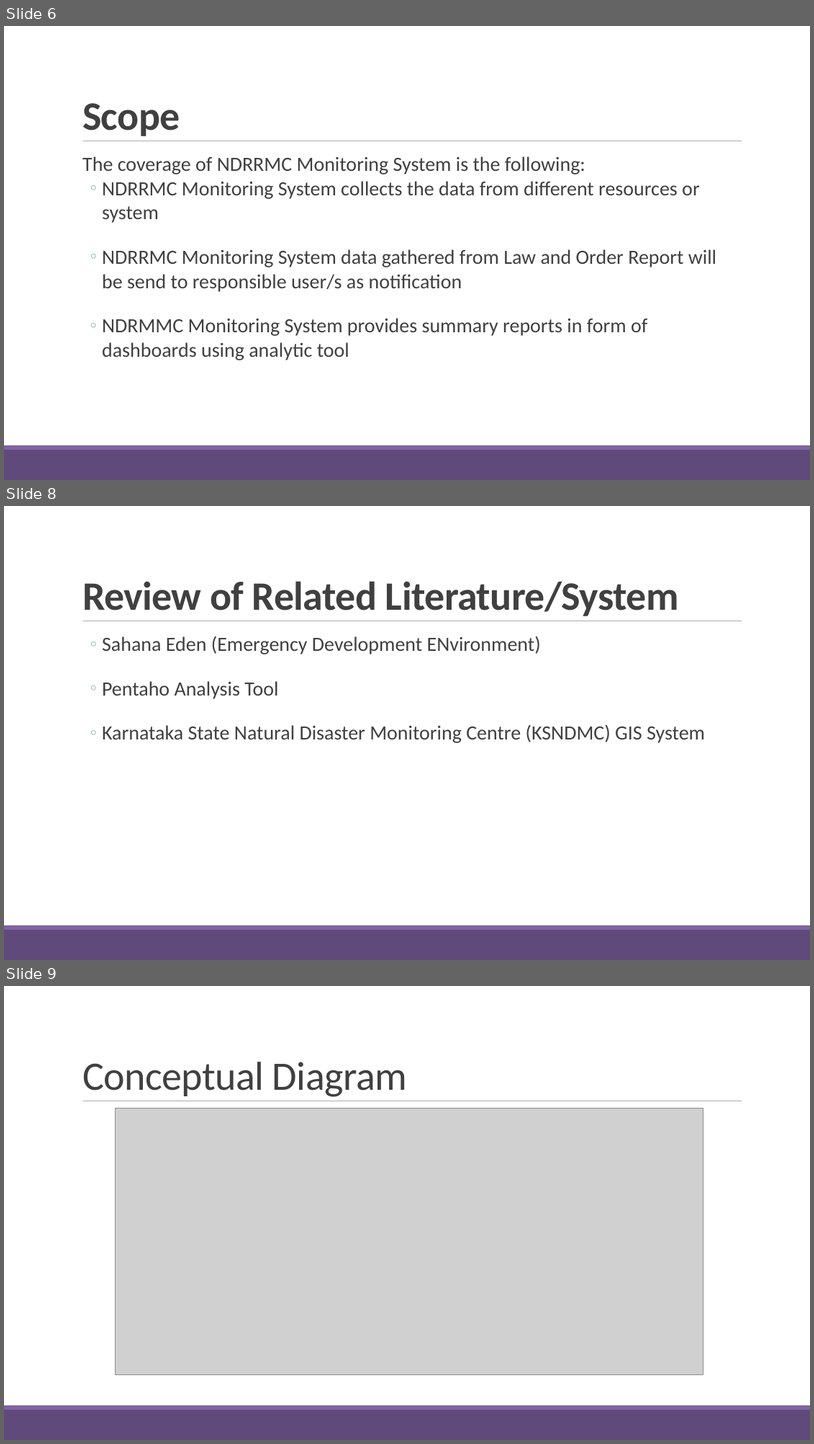
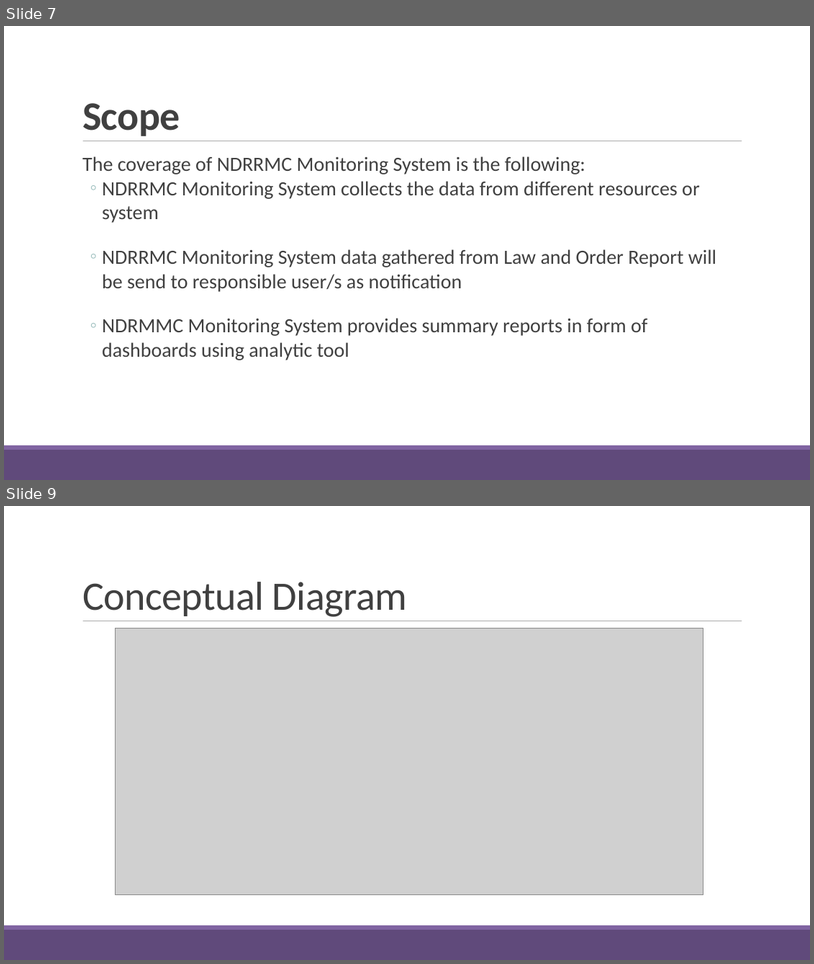
Before and after one commit to fghavoc/SOFTDEV-Monitoring-System, a slide deck: Documentation/NDRRMC Monitoring System2Finals.pptx. Shown one above the other, each under a label of ours: slides 6, 8 and 9 before the commit, slides 7 and 9 after it; the slides between them are not shown. The pictures are 814x1444 and 814x964 pixels, drawn with LibreOffice and Linux fonts; fonts in the diff are those of the drawing; grey boxes stand for pictures. Boxes give left, top, right and bottom in pixels: in the first picture for what was removed or moved away, otherwise in the second. Text is boxed around its words. In the diff, an @@ line names an element or a change of style, - is before the commit and + after.

```diff
--- a/Documentation/NDRRMC Monitoring System2Finals.pptx
+++ b/Documentation/NDRRMC Monitoring System2Finals.pptx
@@ slide 8 removed at [4,506,810,960], background #FFFFFF; not listed: 3 template elements that a slide beside it also shows @@
@@ text removed at [82,581,679,616] @@
-Review of Related Literature/System
@@ text removed at [102,636,705,743] @@
-  ◦ Sahana Eden (Emergency Development ENvironment)
-  ◦ Pentaho Analysis Tool
-  ◦ Karnataka State Natural Disaster Monitoring Centre (KSNDMC) GIS System
@@ what was slide 6 is now slide 7 @@
```
Also in this commit, not shown: 3 slides changed, 8 slides added, 1 other slide removed, 46 other files.
